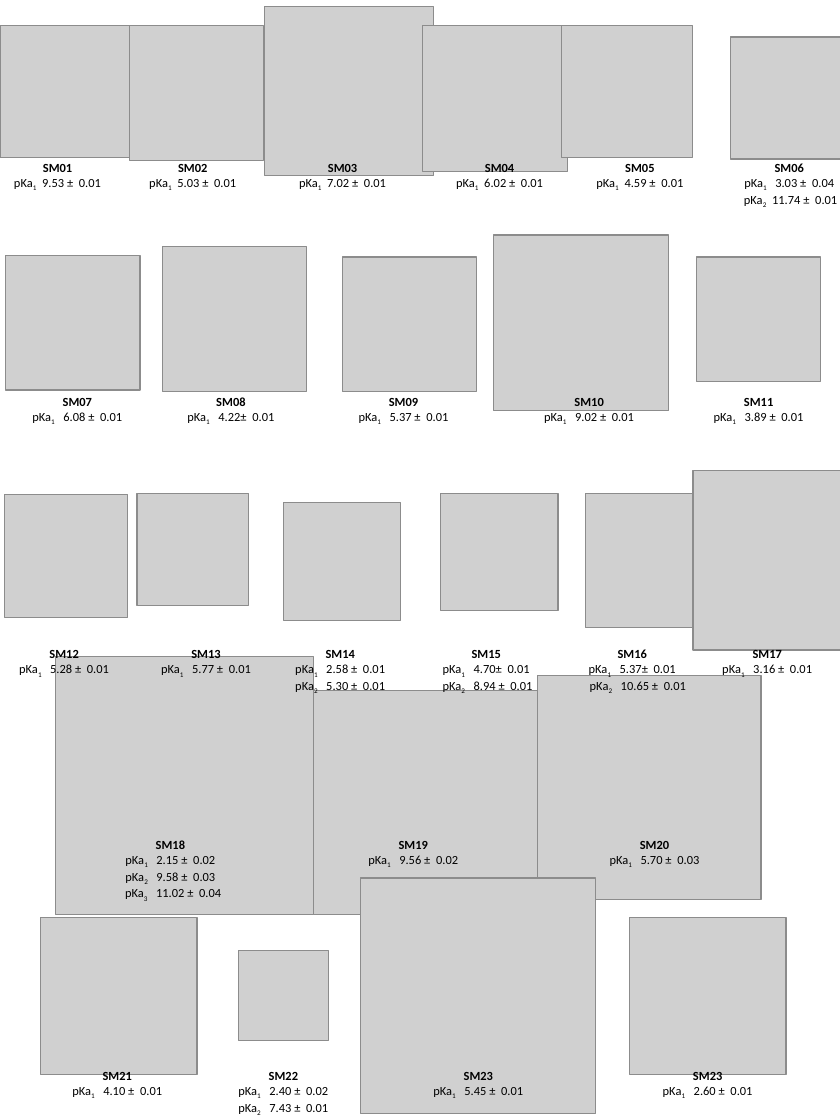
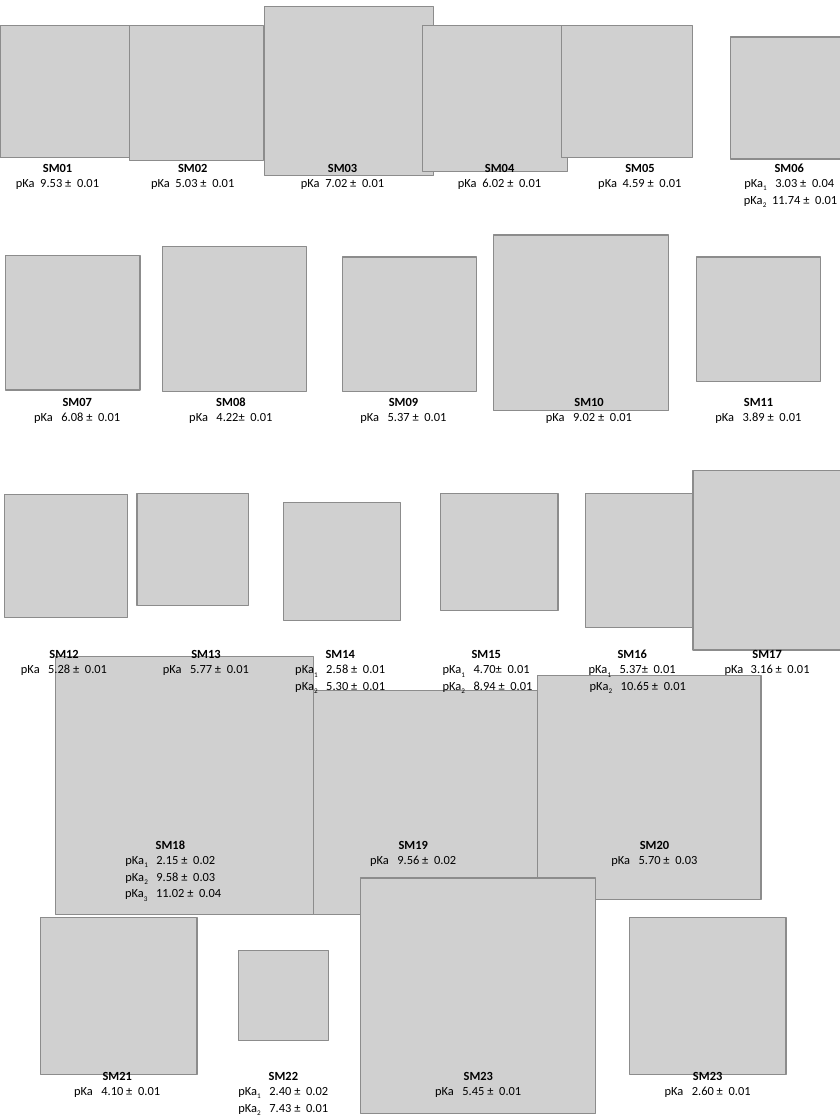
Before and after one commit to choderalab/sampl6-pKa-measurements-manuscript, a slide deck: slide 1 of figures/chemical_structures_figure/SAMPL6_pKa_molecules_fig.pptx. Drawn at 840x1120 pixels with LibreOffice and Linux fonts; fonts in the diff are those of the drawing; grey boxes stand for pictures. Boxes give left, top, right and bottom in pixels: in the first picture for what was removed or moved away, otherwise in the second. Text is boxed around its words. In the diff, an @@ line names an element or a change of style, - is before the commit and + after.

```diff
--- a/figures/chemical_structures_figure/SAMPL6_pKa_molecules_fig.pptx
+++ b/figures/chemical_structures_figure/SAMPL6_pKa_molecules_fig.pptx
@@ text at [16, 179, 99, 189]: text changed @@
-pKa1 9.53 ± 0.01
+pKa 9.53 ± 0.01
@@ text at [151, 179, 234, 189]: text changed @@
-pKa1 5.03 ± 0.01
+pKa 5.03 ± 0.01
@@ text at [301, 179, 384, 189]: text changed @@
-pKa1 7.02 ± 0.01
+pKa 7.02 ± 0.01
@@ text at [458, 178, 541, 189]: text changed @@
-pKa1 6.02 ± 0.01
+pKa 6.02 ± 0.01
@@ text at [598, 179, 681, 189]: text changed @@
-pKa1 4.59 ± 0.01
+pKa 4.59 ± 0.01
@@ text at [34, 412, 120, 423]: text changed @@
-pKa1 6.08 ± 0.01
+pKa 6.08 ± 0.01
@@ text at [189, 413, 272, 423]: text changed @@
-pKa1 4.22± 0.01
+pKa 4.22± 0.01
@@ text at [360, 413, 446, 423]: text changed @@
-pKa1 5.37 ± 0.01
+pKa 5.37 ± 0.01
@@ text at [546, 413, 632, 423]: text changed @@
-pKa1 9.02 ± 0.01
+pKa 9.02 ± 0.01
@@ text at [715, 412, 801, 423]: text changed @@
-pKa1 3.89 ± 0.01
+pKa 3.89 ± 0.01
@@ text at [21, 663, 107, 677]: text changed @@
-pKa1 5.28 ± 0.01
+pKa 5.28 ± 0.01
@@ text at [163, 665, 249, 675]: text changed @@
-pKa1 5.77 ± 0.01
+pKa 5.77 ± 0.01
@@ text at [725, 664, 809, 677]: text changed @@
-pKa1 3.16 ± 0.01
+pKa 3.16 ± 0.01
@@ text at [370, 855, 456, 866]: text changed @@
-pKa1 9.56 ± 0.02
+pKa 9.56 ± 0.02
@@ text at [611, 856, 697, 866]: text changed @@
-pKa1 5.70 ± 0.03
+pKa 5.70 ± 0.03
@@ text at [74, 1087, 160, 1097]: text changed @@
-pKa1 4.10 ± 0.01
+pKa 4.10 ± 0.01
@@ text at [435, 1087, 521, 1097]: text changed @@
-pKa1 5.45 ± 0.01
+pKa 5.45 ± 0.01
@@ text at [665, 1086, 751, 1097]: text changed @@
-pKa1 2.60 ± 0.01
+pKa 2.60 ± 0.01
```
Also in this commit, not shown: 10 other files.
